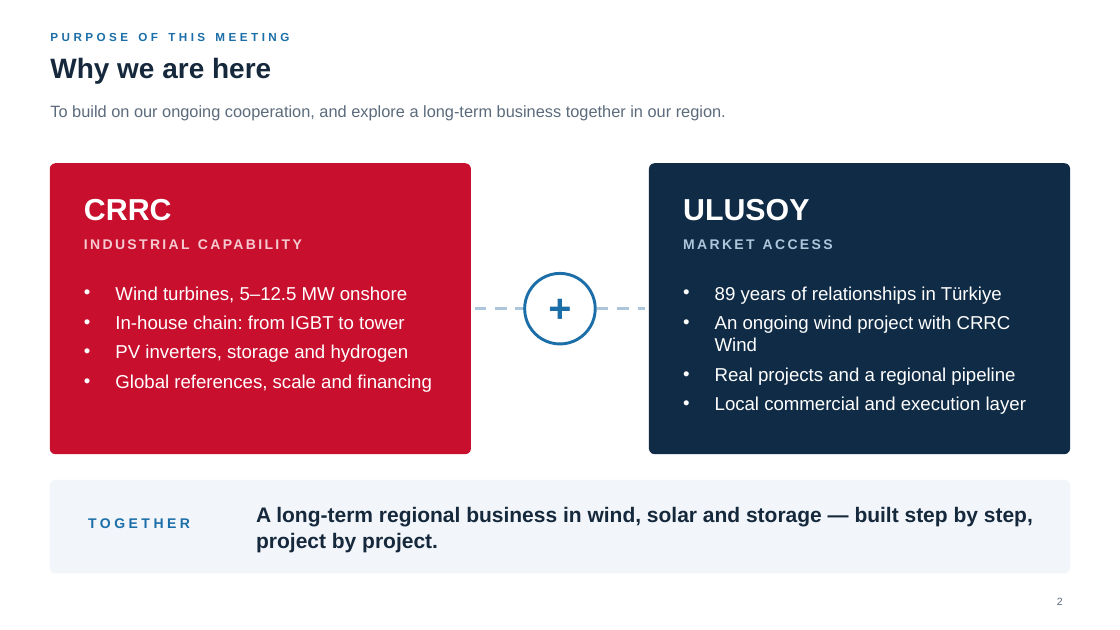
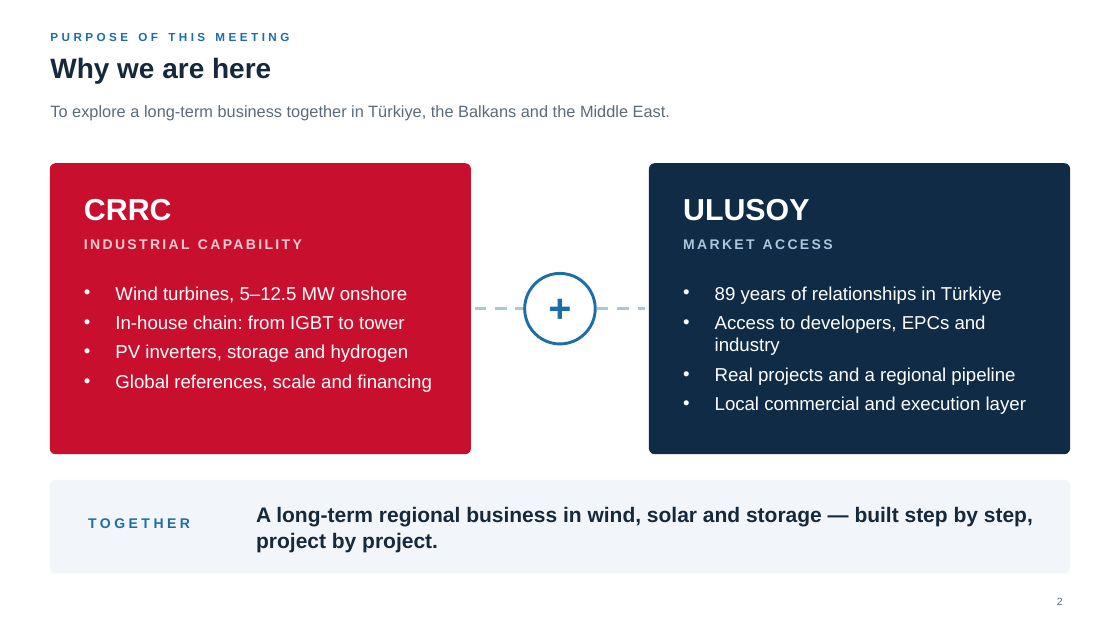
Before and after one commit to taimoorRazi/MultiTransformer, a slide deck: slide 2 of CRRC_Partnership/Ulusoy - CRRC Partnership.pptx. Drawn at 1120x630 pixels with LibreOffice and Linux fonts; fonts in the diff are those of the drawing; background and template pictures are left out. Boxes give left, top, right and bottom in pixels: in the first picture for what was removed or moved away, otherwise in the second. Text is boxed around its words. In the diff, an @@ line names an element or a change of style, - is before the commit and + after.

```diff
--- a/CRRC_Partnership/Ulusoy - CRRC Partnership.pptx
+++ b/CRRC_Partnership/Ulusoy - CRRC Partnership.pptx
@@ text at <box>50,105,670,120</box>: text changed @@
-To build on our ongoing cooperation, and explore a long-term business together in our region.
+To explore a long-term business together in Türkiye, the Balkans and the Middle East.
@@ text at <box>715,315,986,355</box>: text changed @@
-• An ongoing wind project with CRRC Wind
+• Access to developers, EPCs and industry
```
Also in this commit, not shown: 9 other slides changed, 13 other files.
